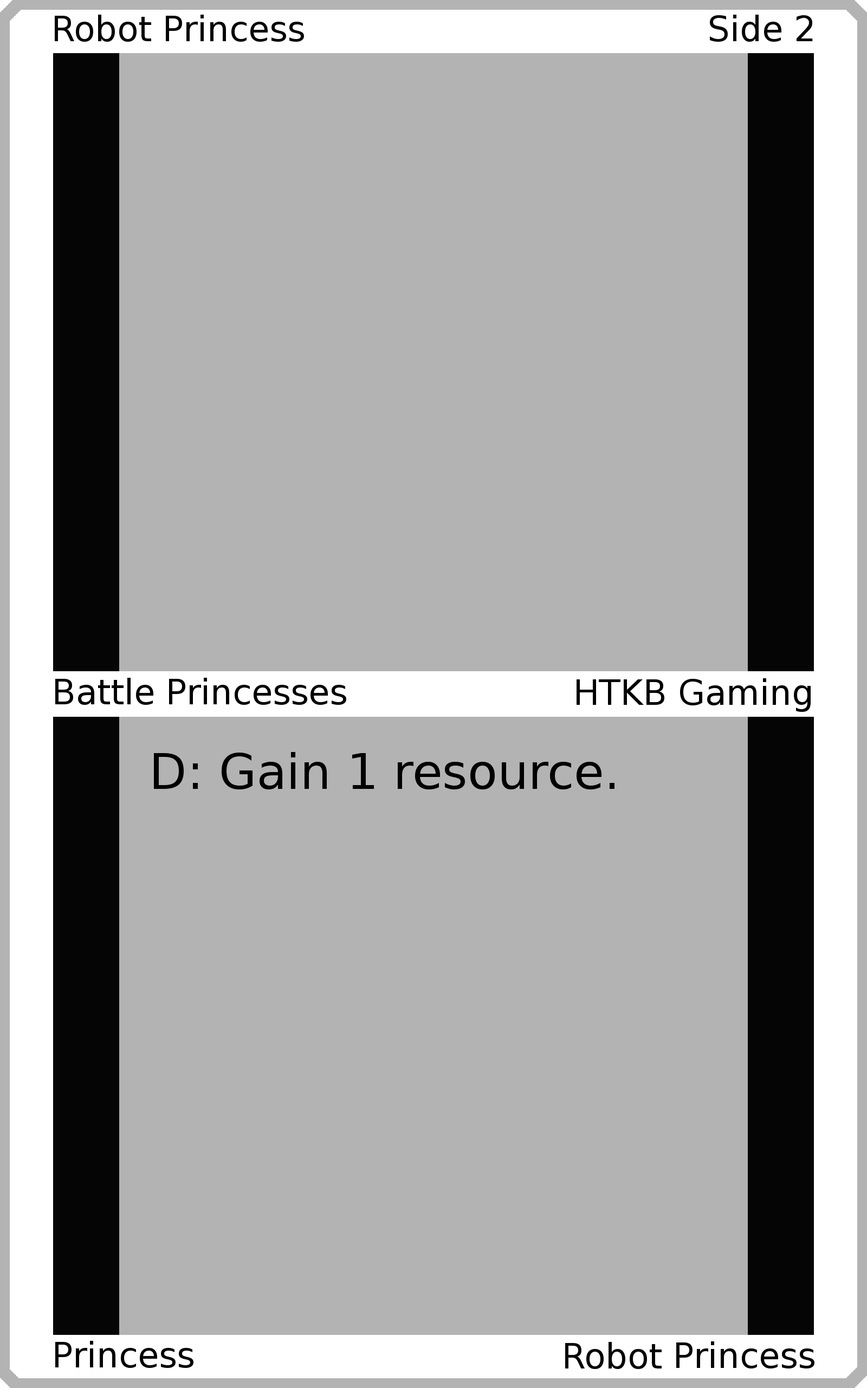
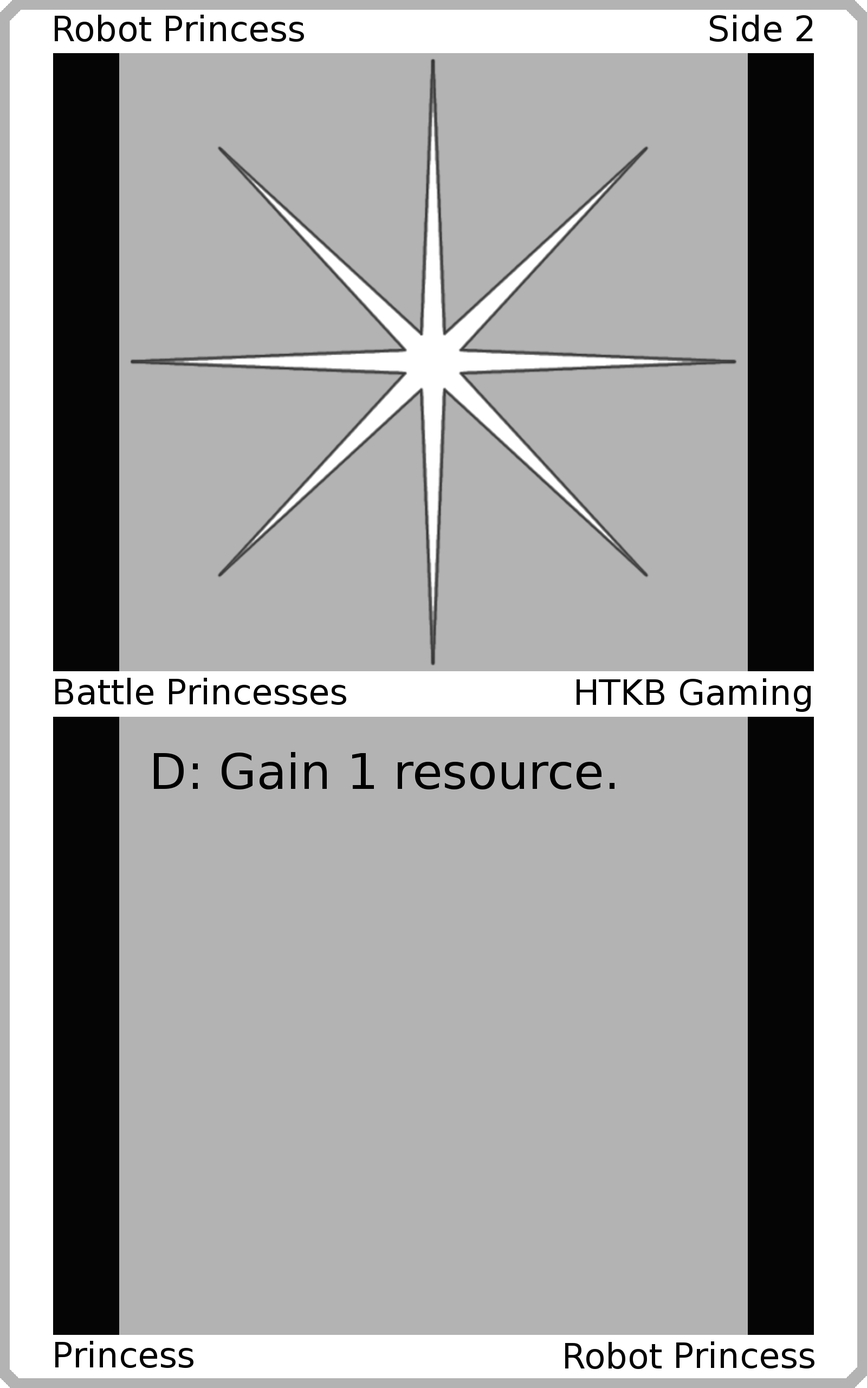
Two versions of the same layered image (867x1388). Layer-by-layer changes:
added layer "Art" above "Top Background" over left=129, top=57, right=738, bottom=666
